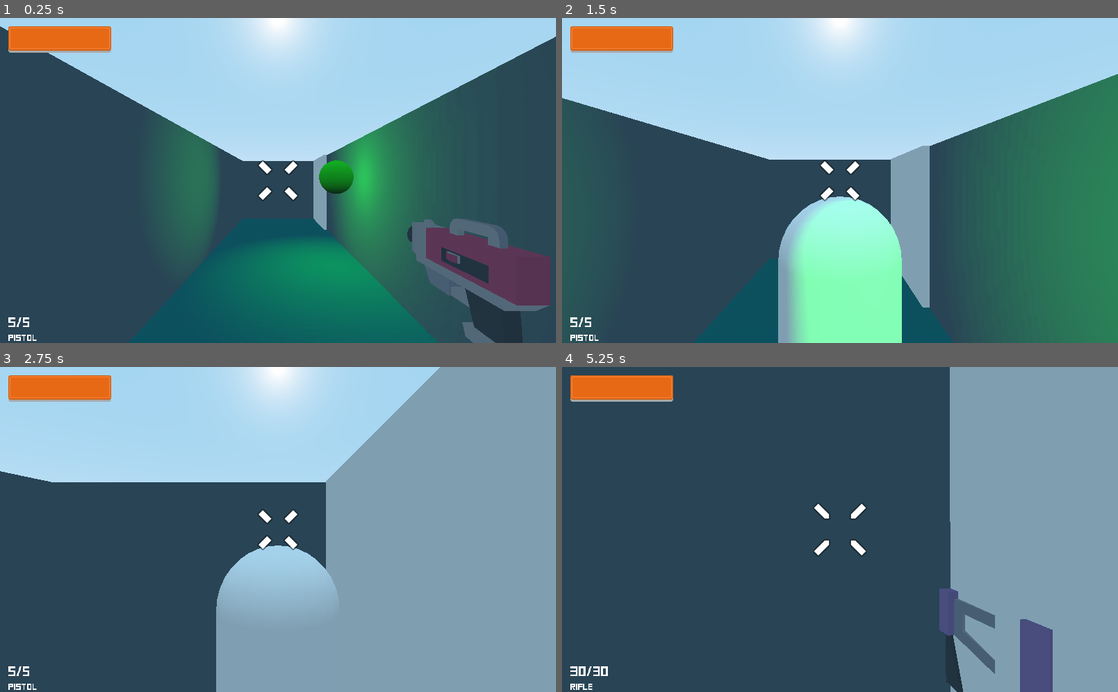
Above: before the commit, frames 1-4 (two rows, left to right).
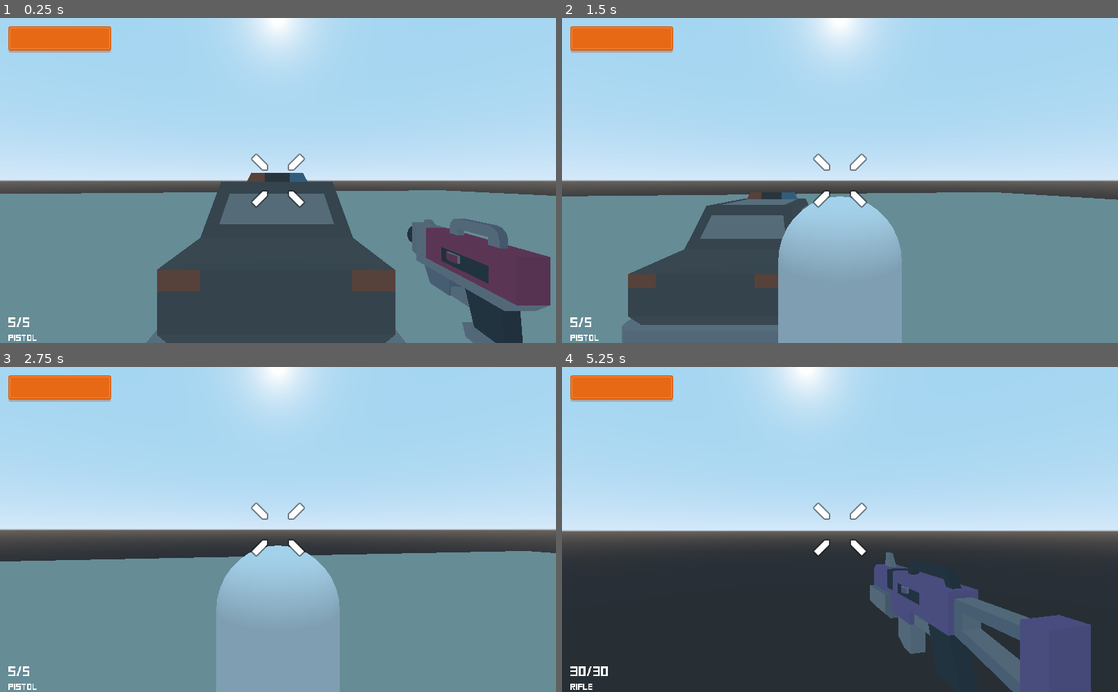
Above: after the commit, the same moments.

Repository: realyurimednikov/fps-sandbox
Game: Godot game, scene res://Levels/DemoVehicleLevel.tscn
Two runs of this game, one before a commit and one after it. Both use one fixed random seed, a clock stepped at 60 frames per second and the inputs below. Before the commit the project starts from res://Levels/DemoLevel.tscn.
Inputs (mouse positions are in pixels of both pictures, inside the frame that each line leads up to):
- Up to frame 1 (0.25 s): no input
- Up to frame 2 (1.5 s): tap Enter at 0.5 s; move the mouse to (867, 180) at 0.52 s; hold W (move_forward) from 0.53 s (still down); tap C (camera_switch) at 0.6 s; tap Space (jump) at 0.77 s; move the mouse to (812, 180) at 1.27 s; tap E (interact) at 1.35 s
- Up to frame 3 (2.75 s): keep holding W (move_forward); tap Space (jump) at 1.52 s; move the mouse to (289, 523) at 2.02 s; hold Shift (move_run) from 2.03 s (still down)
- Up to frame 4 (5.25 s): keep holding W (move_forward); move the mouse to (834, 536) at 2.77 s; release Shift (move_run) at 2.78 s; click (834, 536) at 2.85 s; tap Space (jump) at 3.02, 3.77, 4.25, 4.52 s; move the mouse to (878, 532) at 3.52 s; tap 1 (weapon_pistol) at 3.6 s; move the mouse to (795, 526) at 4.27 s; tap 2 (weapon_rifle) at 4.35 s; move the mouse to (845, 529) at 5.02 s; tap C (camera_switch) at 5.1 s

The runs differ from the first frame. In frame 1, 65% of the frame differs, in the area x 0-100%, y 2-100%; in frame 2, 58%; in frame 3, 66%; in frame 4, 93%, in the area x 0-100%, y 0-100%.

Commit message:
Updated README. Changed default level

Diff:
--- a/project.godot
+++ b/project.godot
@@ -99,7 +99,7 @@
 [application]
 
 config/name="FPS_Tutorial"
-run/main_scene="res://Levels/DemoLevel.tscn"
+run/main_scene="res://Levels/DemoVehicleLevel.tscn"
 config/icon="res://icon.png"
 
 [display]
Not shown, changed: README.md
